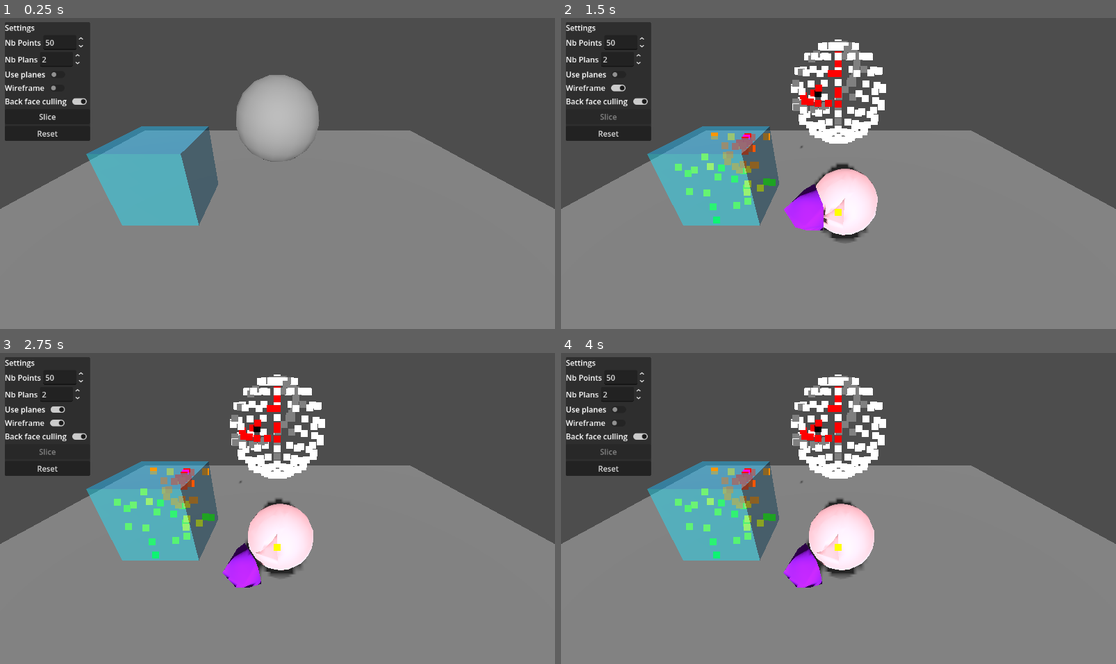
Above: before the commit, frames 1-4 (two rows, left to right).
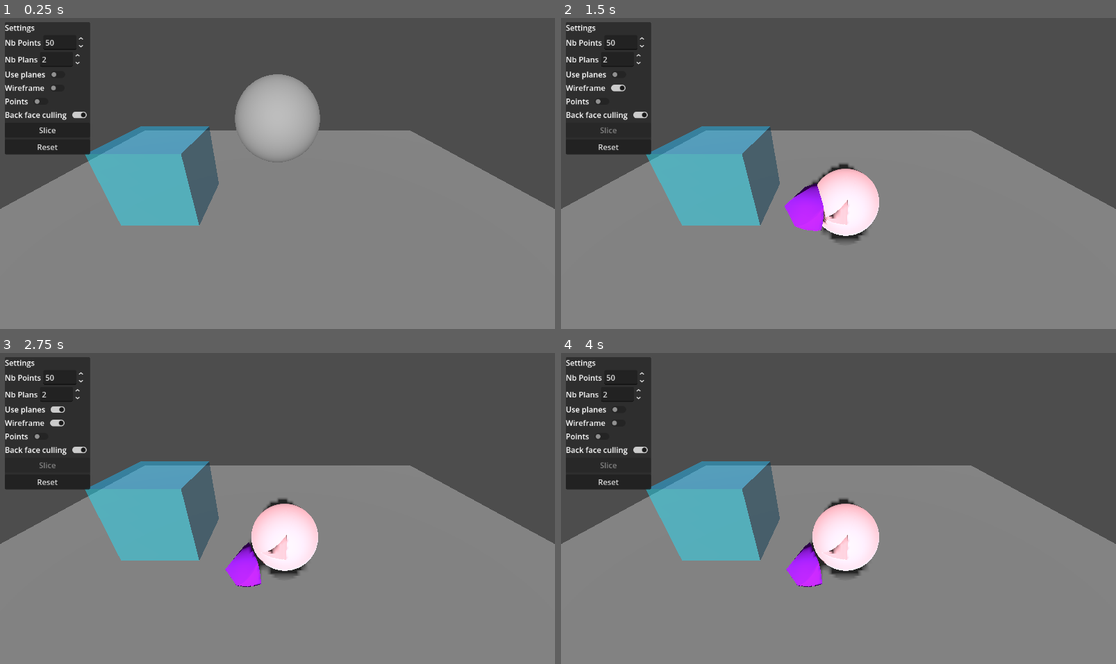
Above: after the commit, the same moments.

Repository: Rashnain/TER-2026
Game: Godot game, scene res://scenes/test.tscn
Two runs of this game, one before a commit and one after it. Both use one fixed random seed, a clock stepped at 60 frames per second and the inputs below.
Inputs (mouse positions are in pixels of both pictures, inside the frame that each line leads up to):
- Up to frame 1 (0.25 s): no input
- Up to frame 2 (1.5 s): click (616, 89) at 0.5 s; click "Slice" at 1.25 s
- Up to frame 3 (2.75 s): click (55, 408) at 2 s
- Up to frame 4 (4 s): click (616, 408) at 2.75 s; click (616, 424) at 3.5 s

The runs differ from the first frame. In frame 1, 1.3% of the frame differs, in the area x 0-58%, y 18-67%; in frame 2, 5.6%; in frame 3, 6.0%, in the area x 0-59%, y 6-76%; in frame 4, 6.0%.

Commit message:
ajout toggle pour l'affichage des points

Diff:
--- a/projet/ter/scenes/test.tscn
+++ b/projet/ter/scenes/test.tscn
@@ -11,8 +11,6 @@
 size = Vector2(5, 5)
 
 [sub_resource type="SphereMesh" id="SphereMesh_errlg"]
-radial_segments = 16
-rings = 8
 
 [sub_resource type="BoxShape3D" id="BoxShape3D_iyx0m"]
 
@@ -59,6 +57,7 @@
 transform = Transform3D(1, 0, 0, 0, 1, 0, 0, 0, 1, 0, 2, 0)
 
 [node name="points" type="Node3D" parent="pieces" unique_id=1865095206]
+visible = false
 
 [node name="RigidBody3D" type="RigidBody3D" parent="pieces" unique_id=417707697]
 transform = Transform3D(0.9861093, 0.16609757, 0, -0.16609757, 0.9861093, 0, 0, 0, 1, 0, 0, 0)
@@ -82,6 +81,7 @@
 
 [node name="points" type="Node3D" parent="aabb" unique_id=1170264140]
 unique_name_in_owner = true
+visible = false
 
 [node name="CanvasLayer" type="CanvasLayer" parent="." unique_id=2030804686]
 
@@ -153,6 +153,16 @@
 [node name="CheckButton" type="CheckButton" parent="CanvasLayer/Control/PanelContainer/VBoxContainer/HBoxContainer3" unique_id=1079281868]
 layout_mode = 2
 
+[node name="HBoxContainer6" type="HBoxContainer" parent="CanvasLayer/Control/PanelContainer/VBoxContainer" unique_id=108426652]
+layout_mode = 2
+
+[node name="Label" type="Label" parent="CanvasLayer/Control/PanelContainer/VBoxContainer/HBoxContainer6" unique_id=1610585678]
+layout_mode = 2
+text = "Points"
+
+[node name="CheckButton" type="CheckButton" parent="CanvasLayer/Control/PanelContainer/VBoxContainer/HBoxContainer6" unique_id=1659791146]
+layout_mode = 2
+
 [node name="HBoxContainer4" type="HBoxContainer" parent="CanvasLayer/Control/PanelContainer/VBoxContainer" unique_id=964818473]
 layout_mode = 2
 
@@ -176,6 +186,7 @@
 
 [connection signal="toggled" from="CanvasLayer/Control/PanelContainer/VBoxContainer/HBoxContainer5/UsePlanesButton" to="." method="_on_use_planes_toggled"]
 [connection signal="toggled" from="CanvasLayer/Control/PanelContainer/VBoxContainer/HBoxContainer3/CheckButton" to="." method="_on_wireframe_toggled"]
+[connection signal="toggled" from="CanvasLayer/Control/PanelContainer/VBoxContainer/HBoxContainer6/CheckButton" to="." method="_on_points_toggled"]
 [connection signal="toggled" from="CanvasLayer/Control/PanelContainer/VBoxContainer/HBoxContainer4/CheckButton" to="." method="_on_back_face_culling_toggled"]
 [connection signal="pressed" from="CanvasLayer/Control/PanelContainer/VBoxContainer/SliceButton" to="." method="_on_slice_button_pressed"]
 [connection signal="pressed" from="CanvasLayer/Control/PanelContainer/VBoxContainer/ResetButton" to="." method="_on_reset_button_pressed"]
--- a/projet/ter/scripts/mesh_slicer.gd
+++ b/projet/ter/scripts/mesh_slicer.gd
@@ -56,13 +56,16 @@
 			poly_left = Geometry3D.clip_polygon(triangle, plane)
 			poly_right = Geometry3D.clip_polygon(triangle, -plane)
 		else:
-			visualizer.show_points_3d(clip_tetrahedron, Color.YELLOW, visualizer.points_node2)
+			if visualizer.points_node2.visible:
+				visualizer.show_points_3d(clip_tetrahedron, Color.YELLOW, visualizer.points_node2)
 			var res := ClipPolygon.clip_polygon_3d(triangle, clip_tetrahedron, clip_indices)
 			poly_left = res[0]
-			visualizer.show_points_3d(poly_left, Color.BLACK, visualizer.points_node2)
+			if visualizer.points_node2.visible:
+				visualizer.show_points_3d(poly_left, Color.BLACK, visualizer.points_node2)
 			poly_right = res[1]
-			for y in range(len(poly_right)):
-				visualizer.show_points_3d(poly_right[y], Color.WHITE / (y+1), visualizer.points_node2)
+			if visualizer.points_node2.visible:
+				for y in range(len(poly_right)):
+					visualizer.show_points_3d(poly_right[y], Color.WHITE / (y+1), visualizer.points_node2)
 
 		if poly_left.size() >= 3:
 			add_poly_to_st(st_left, poly_left)
@@ -137,7 +140,8 @@
 				#break
 			print("intersection_points.size() = ", intersection_points.size())
 			if intersection_points.size() >= 3:
-				visualizer.show_points_3d(intersection_points, Color.RED, visualizer.points_node2)
+				if visualizer.points_node2.visible:
+					visualizer.show_points_3d(intersection_points, Color.RED, visualizer.points_node2)
 				PieceCreator.fill_cut_hole(st_left, intersection_points, plane2)
 				PieceCreator.fill_cut_hole(st_right, intersection_points, -plane2)
 			#break
--- a/projet/ter/scripts/slicer.gd
+++ b/projet/ter/scripts/slicer.gd
@@ -126,3 +126,8 @@
 	for piece in pieces_node.get_children():
 		if piece.name != "points":
 			piece.queue_free()
+
+
+func _on_points_toggled(toggled_on: bool) -> void:
+	visualizer.points_node.visible = toggled_on
+	visualizer.points_node2.visible = toggled_on
